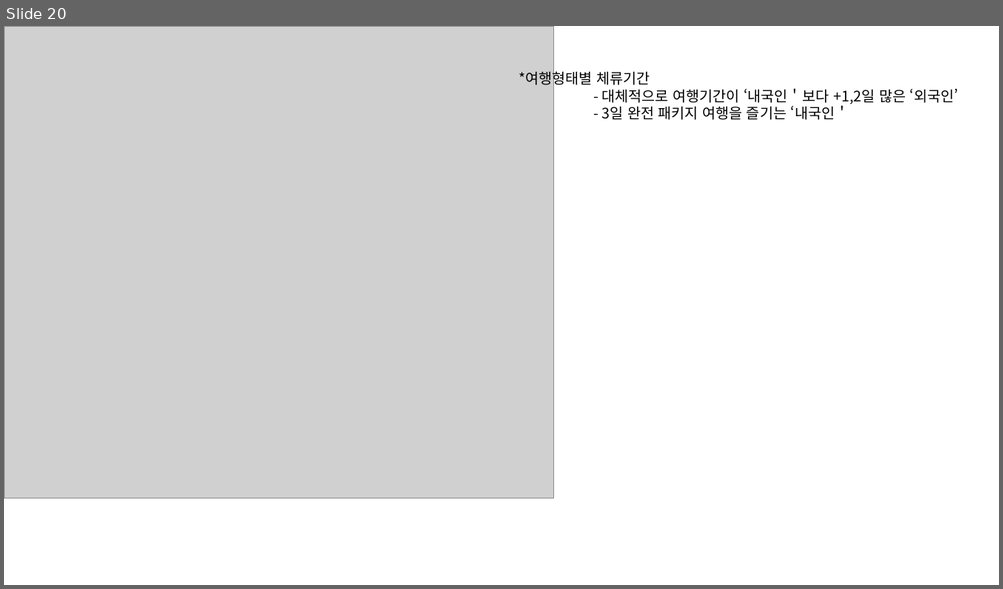
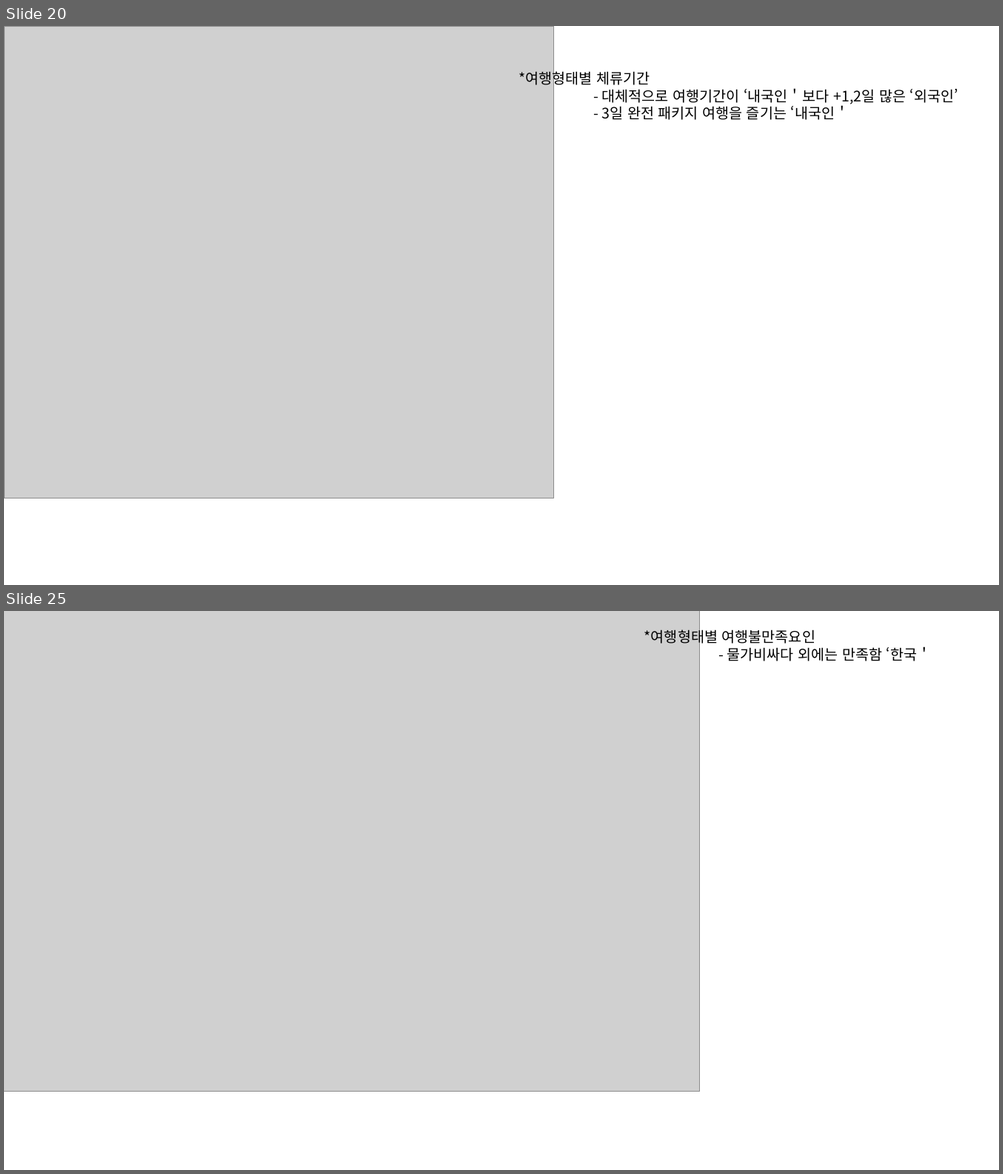
Before and after one commit to so-jeong0127/6-project, a slide deck: 김신혁/191215/r 그래프.pptx. Shown one above the other, each under a label of ours: slide 20 before the commit, slides 20 and 25 after it; the slides between them are not shown. The pictures are 1003x589 and 1003x1174 pixels, drawn with LibreOffice and Linux fonts; fonts in the diff are those of the drawing; grey boxes stand for pictures. Boxes give left, top, right and bottom in pixels: in the first picture for what was removed or moved away, otherwise in the second. Text is boxed around its words. In the diff, an @@ line names an element or a change of style, - is before the commit and + after.

```diff
--- a/김신혁/191215/r 그래프.pptx
+++ b/김신혁/191215/r 그래프.pptx
@@ slide 25 added at [4,611,999,1170], background #FFFFFF @@
@@ picture added at [4,611,700,1092] @@
@@ text added at [644,627,931,661], 14 pt, text #000000 @@
+*여행형태별 여행불만족요인
+- 물가비싸다 외에는 만족함 ‘한국＇
```
Also in this commit, not shown: 1 slide changed, 6 other slides added, 30 other files.
